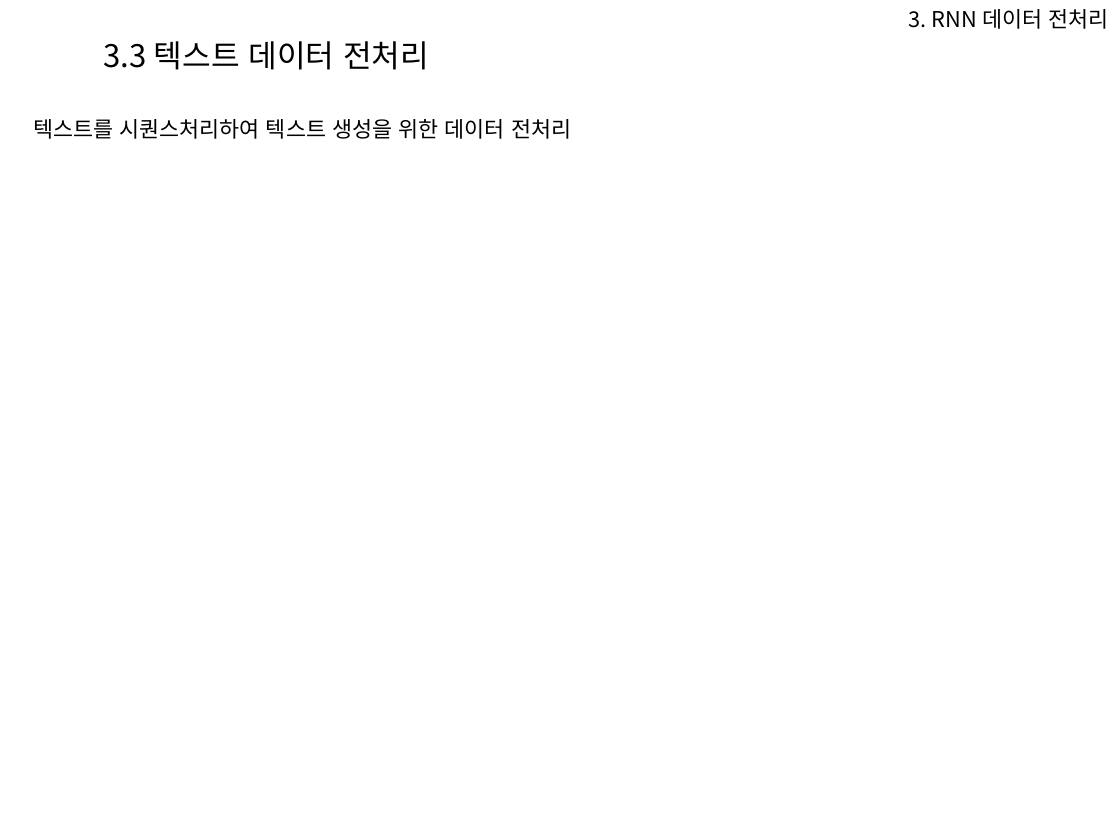
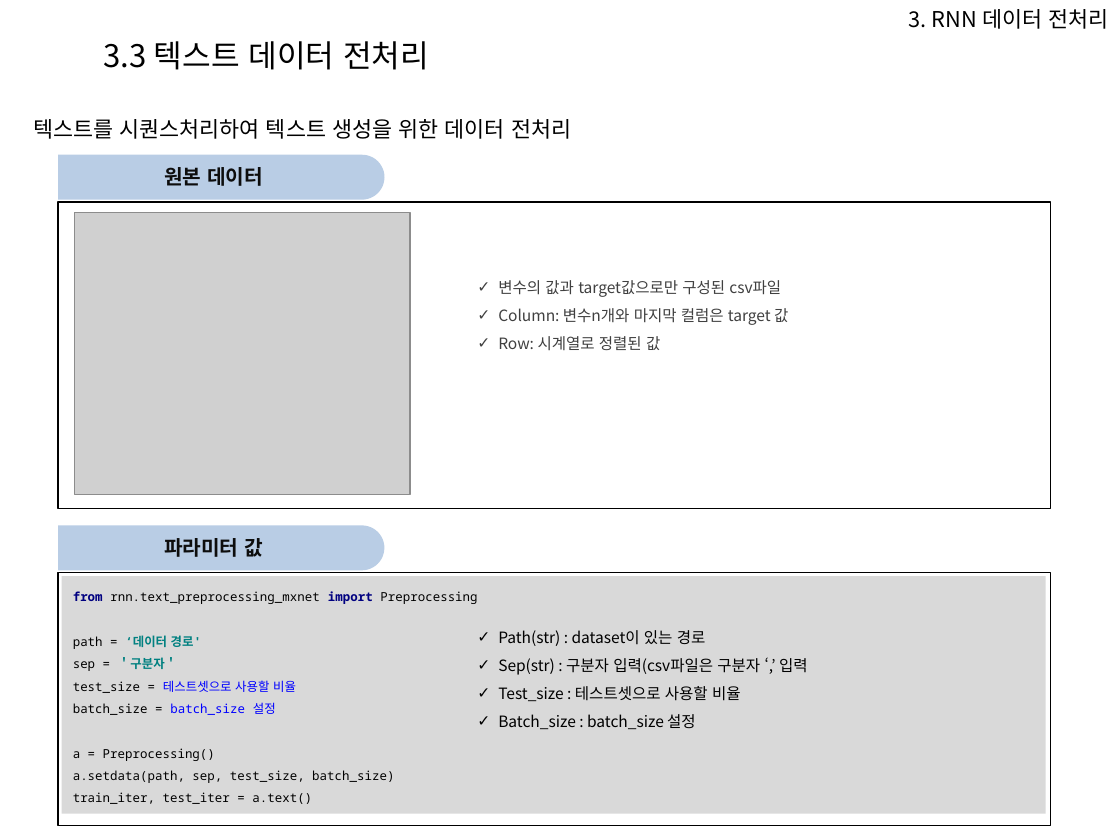
Before and after one commit to Heechul90/Preprocessing, a slide deck: slide 23 of 파이썬 전처리 코드 모듈화 설명.pptx (slide 20 before the commit). Drawn at 1120x840 pixels with LibreOffice and Linux fonts; fonts in the diff are those of the drawing; grey boxes stand for pictures; background and template pictures are left out. Boxes give left, top, right and bottom in pixels: in the first picture for what was removed or moved away, otherwise in the second. Text is boxed around its words. In the diff, an @@ line names an element or a change of style, - is before the commit and + after.

Commit message:
preprocessing

```diff
--- a/파이썬 전처리 코드 모듈화 설명.pptx
+++ b/파이썬 전처리 코드 모듈화 설명.pptx
@@ round same rect added at [59,155,385,200], fill #B9CDE5 @@
@@ rectangle added at [60,156,367,197], fill #B9CDE5, 13 pt, text #0D0D0D, bold @@
+원본 데이터
@@ rectangle added at [58,202,1051,508], outline #000000 1 pt @@
@@ picture added at [75,212,410,494] @@
@@ text added at [498,280,788,350], 10 pt, text #404040 @@
+✓ 변수의 값과 target값으로만 구성된 csv파일
+✓ Column: 변수n개와 마지막 컬럼은 target 값
+✓ Row: 시계열로 정렬된 값
@@ round same rect added at [58,525,384,570], fill #B9CDE5 @@
@@ rectangle added at [60,526,367,568], fill #B9CDE5, 13 pt, text #0D0D0D, bold @@
+파라미터 값
@@ rectangle added at [58,572,1051,825], outline #000000 1 pt @@
@@ rectangle added at [62,576,1046,813], fill #D9D9D9, 8 pt, text #000000 @@
+from rnn.text_preprocessing_mxnet import Preprocessing
+path = ‘데이터 경로'
+sep = ＇구분자＇
+test_size = 테스트셋으로 사용할 비율
+batch_size = batch_size 설정
+a = Preprocessing()
+a.setdata(path, sep, test_size, batch_size)
+train_iter, test_iter = a.text()
@@ text added at [498,630,808,729], 10 pt, text #000000 @@
+✓ Path(str) : dataset이 있는 경로
+✓ Sep(str) : 구분자 입력(csv파일은 구분자 ‘,’ 입력
+✓ Test_size : 테스트셋으로 사용할 비율
+✓ Batch_size : batch_size 설정
```
Also in this commit, not shown: 6 other slides changed, 4 slides added, 12 other files.
